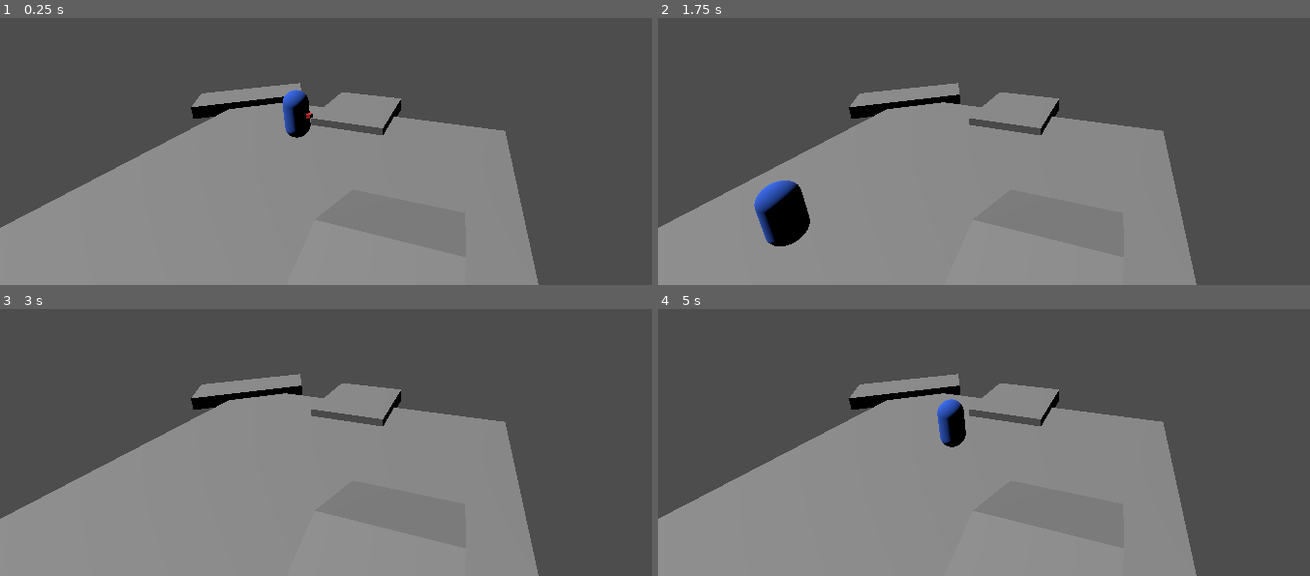
Above: before the commit, frames 1-4 (two rows, left to right).
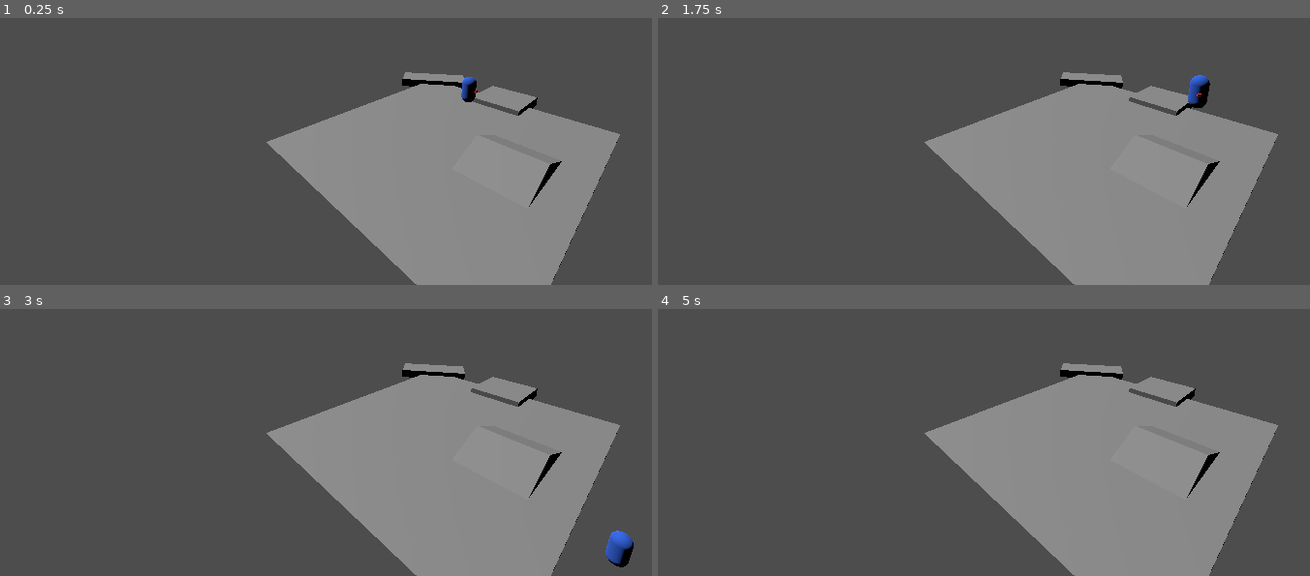
Above: after the commit, the same moments.

Repository: All-Chronical/MantleM
Game: Godot game, scene res://Program/battle_test.tscn
Same seed, same stepped clock (60 frames per second), same inputs: the game is played once before the commit and once after it. This scene is started directly instead of the project's main scene.
Inputs:
- Up to frame 1 (0.25 s): no input
- Up to frame 2 (1.75 s): hold D (move_right) 0.53-1.28 s; hold Space (jump) 0.53-1.28 s; hold S (move_back) from 1.28 s (still down); tap Space (jump) at 1.35, 1.52 s
- Up to frame 3 (3 s): tap Space (jump) at 1.82, 2.85 s; release S (move_back) at 2.03 s; hold D (move_right) 2.03-2.78 s; hold Space (jump) 2.03-2.78 s; hold W (move_forward) from 2.78 s (still down)
- Up to frame 4 (5 s): tap Space (jump) at 3.02, 3.32, 4.35, 4.52, 4.82 s; tap Enter at 3.5 s; release W (move_forward) at 3.53 s; hold Space (jump) 3.53-4.28 s; hold A (move_left) from 3.53 s (still down)

The runs differ from the first frame. In frame 1, 38% of the frame differs, in the area x 0-96%, y 20-100%; in frame 2, 38%; in frame 3, 38%, in the area x 0-98%, y 20-100%; in frame 4, 38%.

Commit message:
feat: camera relative directional movement

Diff:
--- a/Program/battle_test.tscn
+++ b/Program/battle_test.tscn
@@ -49,7 +49,7 @@
 transform = Transform3D(0.965926, 0.12941, 0.224144, -0.258819, 0.482963, 0.836516, 0, -0.866025, 0.5, 0, 4, 2)
 
 [node name="Camera3D" type="Camera3D" parent="."]
-transform = Transform3D(-0.278639, -0.276527, 0.919724, 0, 0.957651, 0.287931, -0.960396, 0.0802287, -0.266839, 7.21032, 6, -5.13079)
+transform = Transform3D(-0.715559, -0.201135, 0.66897, 1.54596e-08, 0.957651, 0.287931, -0.698553, 0.206031, -0.685256, 14.5342, 8.03781, -7.9042)
 current = true
 
 [node name="Player" type="CharacterBody3D" parent="."]
@@ -61,6 +61,8 @@
 script = ExtResource("1_player_script")
 move_speed = 5.0
 rotation_speed = 6.0
+jump_initial_impulse = 14.0
+jump_hold_force = 43.0
 gravity = -50.0
 
 [node name="CollisionShape3D" type="CollisionShape3D" parent="Player"]
--- a/Program/battle_test_player.gd
+++ b/Program/battle_test_player.gd
@@ -15,11 +15,16 @@
 var _jump_hold_time := 0.0
 
 @onready var _skin: Node3D = $Skin
+@onready var _camera: Camera3D = get_viewport().get_camera_3d()
 
 
 func _physics_process(delta: float) -> void:
 	var raw_input := Input.get_vector("move_left", "move_right", "move_forward", "move_back")
-	var move_direction := Vector3(raw_input.x, 0.0, raw_input.y).normalized()
+	var cam_to_player := global_position - _camera.global_position
+	cam_to_player.y = 0.0
+	var forward := cam_to_player.normalized()
+	var right := forward.cross(Vector3.UP).normalized()
+	var move_direction := (-forward * raw_input.y + right * raw_input.x).normalized()
 
 	velocity.x = move_direction.x * move_speed
 	velocity.z = move_direction.z * move_speed
